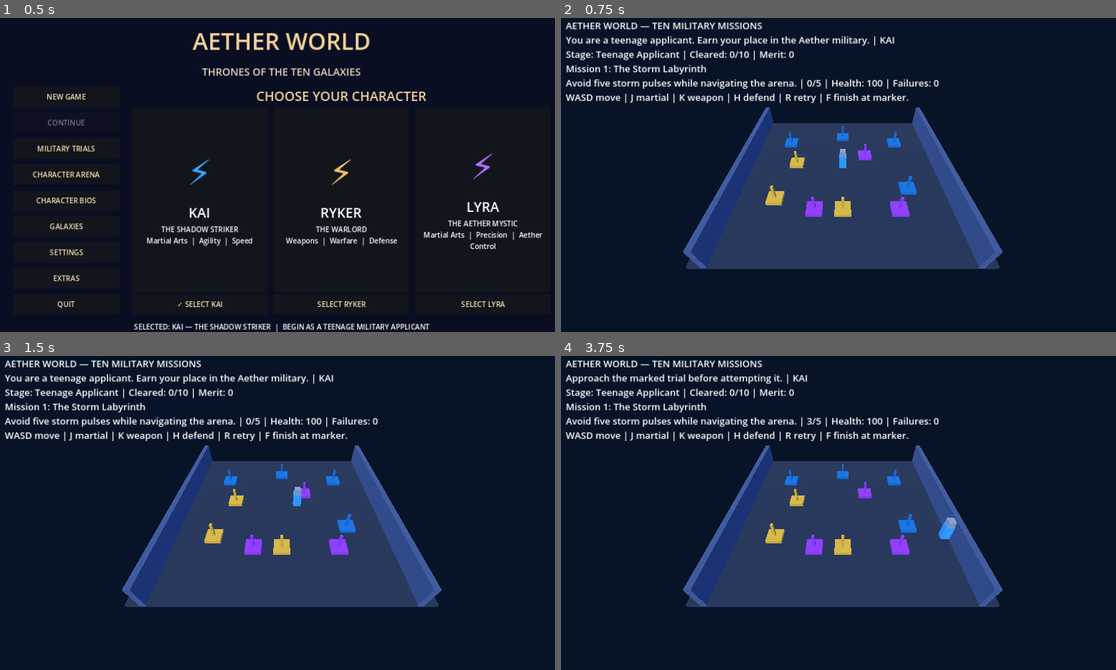
Above: before the commit, frames 1-4 (two rows, left to right).
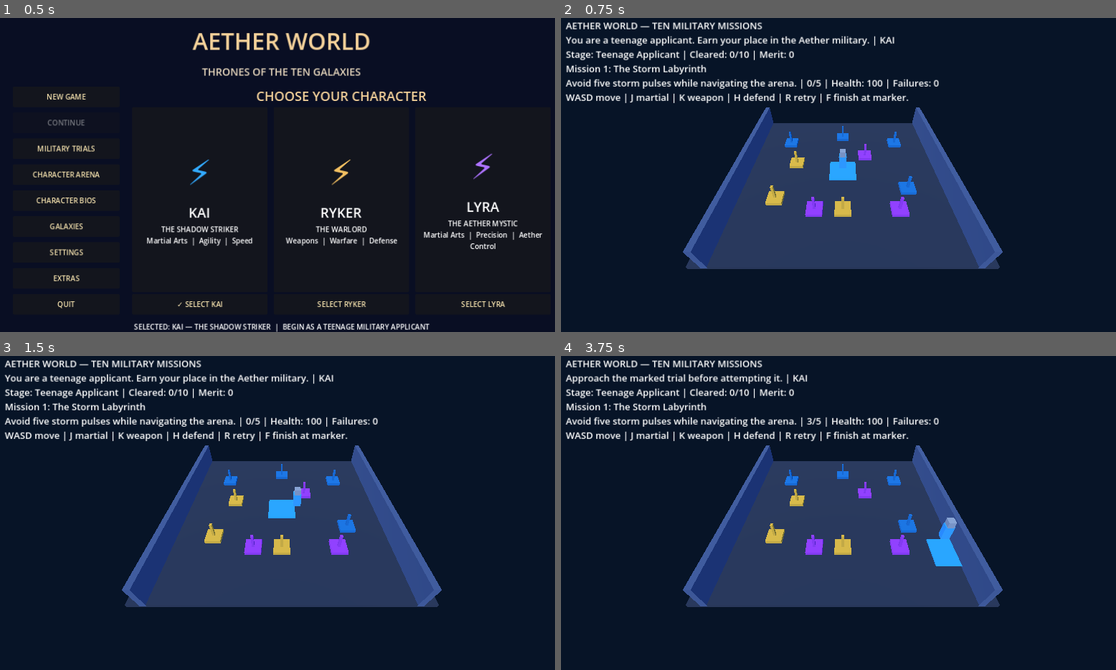
Above: after the commit, the same moments.

Repository: bashamcaleb530-hub/Aeryvex-Pro
Game: Godot game, scene res://AetherWorldMenu.tscn
Same seed, same stepped clock (60 frames per second), same inputs: the game is played once before the commit and once after it.
Inputs:
- Up to frame 1 (0.5 s): no input
- Up to frame 2 (0.75 s): click "MILITARY TRIALS" at 0.5 s
- Up to frame 3 (1.5 s): tap Enter at 1.25 s; hold Right from 1.28 s (still down); tap J at 1.35 s
- Up to frame 4 (3.75 s): tap Space at 1.52, 2.27, 3.5 s; tap K at 1.55, 2.1 s; release Right at 2.03 s; hold S 2.03-2.78 s; tap R at 2.3, 2.85 s; hold Right 2.78-3.53 s; tap F at 3.05, 3.6 s; hold W from 3.53 s (still down)

Frame 1 is identical in both runs. In frame 2, 0.3% of the frame differs, in the area x 48-54%, y 45-52%; in frame 3, 0.3%; in frame 4, 0.4%, in the area x 65-73%, y 58-67%.

Commit message:
Show mission opponents and storm danger, require close-range attacks and refresh encounters between missions

Diff:
--- a/original_game/MilitaryOpening.gd
+++ b/original_game/MilitaryOpening.gd
@@ -12,6 +12,8 @@
 var pulse_clock := 0.0
 var last_pulse_position := Vector3.ZERO
 var admission: AetherMilitaryAdmission
+var opponent: Node3D
+var hazard: Node3D
 var hero: Node3D
 var stations: Array = []
 var task_index := 0
@@ -29,6 +31,7 @@
     missions = TrialMissionScript.new()
     _load_selected_hero()
     _setup_world()
+    _refresh_encounter()
     _update_hud()
 
 func _load_selected_hero() -> void:
@@ -75,6 +78,16 @@
     add_child(hero)
     _box(hero, Vector3(0.62, 1.2, 0.45), Vector3(0, 1.12, 0), hero_tint)
     _box(hero, Vector3(0.48, 0.48, 0.48), Vector3(0, 1.92, 0), Color("#8fa5bb"))
+    opponent = Node3D.new()
+    opponent.name = "TrainingOpponent"
+    opponent.position = Vector3(1.5, 0, 0)
+    add_child(opponent)
+    _box(opponent, Vector3(0.74, 1.35, 0.5), Vector3(0, 1.0, 0), Color("#a24363"))
+    _box(opponent, Vector3(0.5, 0.5, 0.5), Vector3(0, 1.91, 0), Color("#bd8ca7"))
+    hazard = Node3D.new()
+    hazard.name = "StormHazard"
+    add_child(hazard)
+    _box(hazard, Vector3(2.2, 0.08, 2.2), Vector3(0, 0.06, 0), Color("#26a8ea"))
     var camera := Camera3D.new()
     camera.position = Vector3(0, 12.2, 13)
     camera.look_at_from_position(camera.position, Vector3(0, 0, 0))
@@ -98,6 +111,31 @@
     hud.add_theme_color_override("font_color", Color("#ffffff"))
     overlay.add_child(hud)
 
+func _refresh_encounter() -> void:
+    if opponent == null or hazard == null:
+        return
+    var kind: String = missions.current()["type"]
+    opponent.visible = kind in ["combat", "weapons"]
+    hazard.visible = kind == "dodge"
+    if opponent.visible:
+        opponent.position = hero.position + Vector3(1.7, 0, -0.4)
+    if hazard.visible:
+        hazard.position = hero.position
+
+func _attempt_strike(weapon: bool) -> bool:
+    if opponent == null or not opponent.visible:
+        return false
+    if hero.position.distance_to(opponent.position) > 2.3:
+        message = "Get close to your opponent before striking."
+        _update_hud()
+        return false
+    var landed: bool = missions.strike(weapon)
+    if landed:
+        opponent.position.x = clampf(opponent.position.x + 0.24, -6.5, 6.5)
+        message = "Conduit hit!" if weapon else "Martial arts hit!"
+        _update_hud()
+    return landed
+
 func _task_keys() -> Array:
     return admission.ENTRY_TRIALS + admission.GREEN_TRAINING + admission.PURPLE_EXAM
 
@@ -139,6 +177,10 @@
     if missions.failed:
         return
     missions.tick(delta,Input.is_key_pressed(KEY_H))
+    if opponent != null and opponent.visible and not missions.is_complete():
+        opponent.position.x += sin(Time.get_ticks_msec() * 0.002) * delta * 0.6
+    if hazard != null and hazard.visible:
+        hazard.position = last_pulse_position
     if missions.current()["type"] == "dodge" and not missions.is_complete():
         pulse_clock += delta
         if pulse_clock >= 1.0:
@@ -168,6 +210,7 @@
     completed_count += 1
     if task_index < 10:
         missions.advance()
+        _refresh_encounter()
         pulse_clock = 0.0
         last_pulse_position = hero.position
     score += 100
@@ -202,17 +245,14 @@
     if event.keycode == KEY_F:
         try_trial()
     elif event.keycode == KEY_J:
-        if missions.strike(false):
-            message = "Martial arts exchange won."
-            _update_hud()
+        _attempt_strike(false)
     elif event.keycode == KEY_K:
-        if missions.strike(true):
-            message = "Weapon exchange won."
-            _update_hud()
+        _attempt_strike(true)
     elif event.keycode == KEY_R:
         if missions.restart_after_failure():
             pulse_clock = 0.0
             last_pulse_position = hero.position
+            _refresh_encounter()
             message = "Retrying mission; earlier victories remain."
             _update_hud()
     elif event.keycode == KEY_C:
